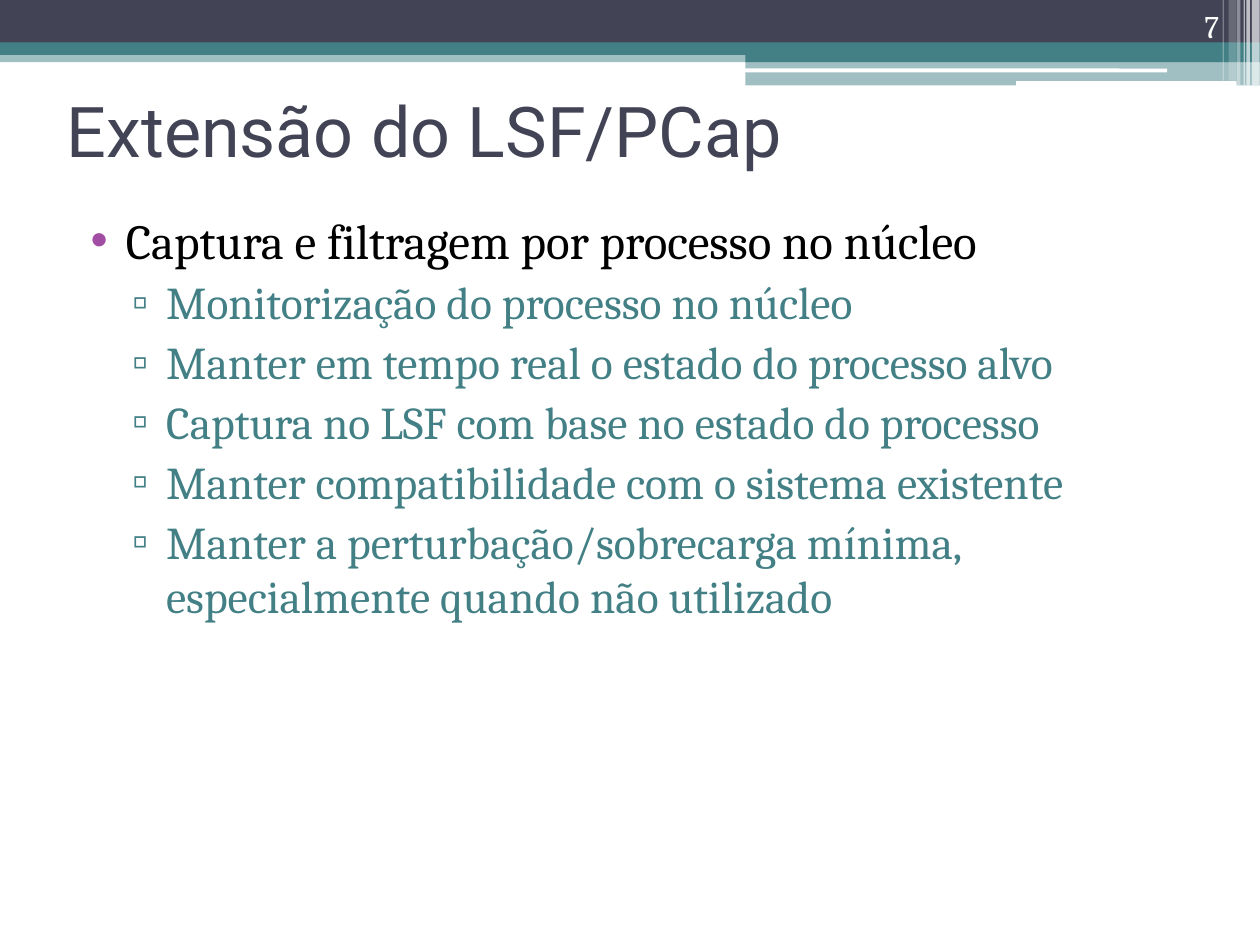
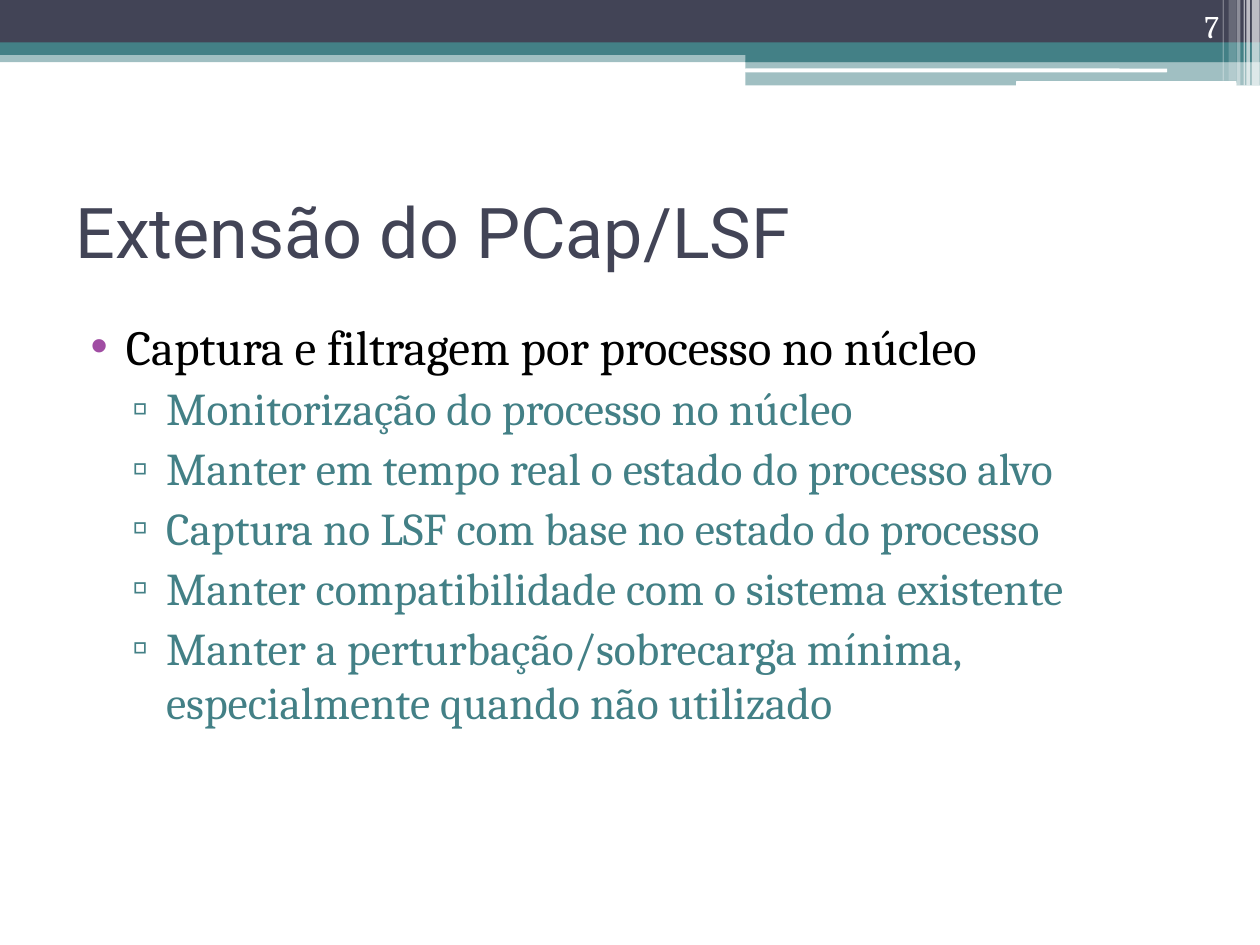
Before and after one commit to nunogmartins/cap_dissertation, a slide deck: slide 7 of doc/apresentacao_dissertacao.pptx. Drawn at 1260x945 pixels with LibreOffice and Linux fonts; fonts in the diff are those of the drawing. Boxes give left, top, right and bottom in pixels: in the first picture for what was removed or moved away, otherwise in the second. Text is boxed around its words. In the diff, an @@ line names an element or a change of style, - is before the commit and + after.

```diff
--- a/doc/apresentacao_dissertacao.pptx
+++ b/doc/apresentacao_dissertacao.pptx
@@ title at (75,205,790,273): text changed @@
-Extensão do LSF/PCap
+Extensão do PCap/LSF
@@ text "Captura e filtragem por processo ...": place and size @@
-text "Captura e filtragem por processo ..." at (126,224,1063,623)
+text "Captura e filtragem por processo ..." at (126,330,1063,729)
```
Also in this commit, not shown: 16 other slides changed.
